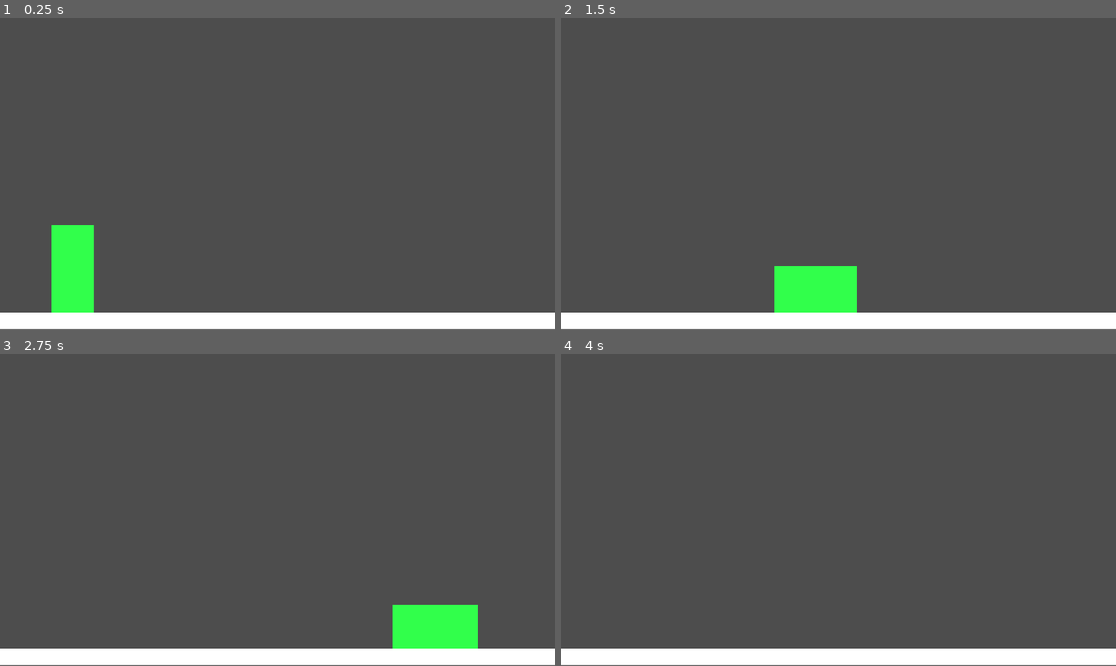
Above: before the commit, frames 1-4 (two rows, left to right).
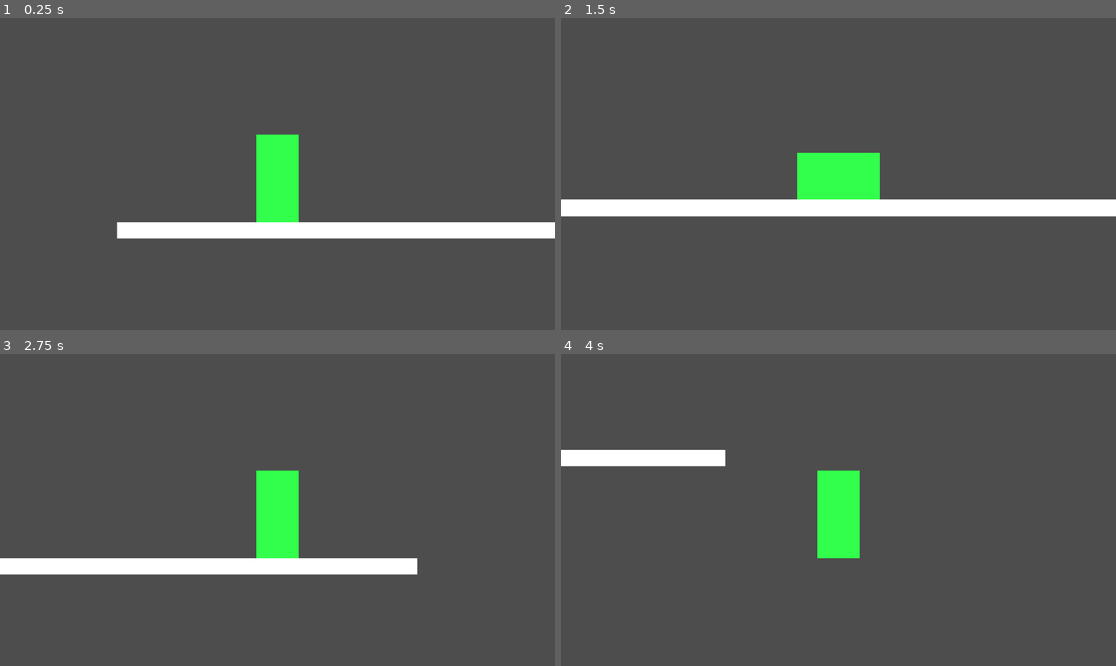
Above: after the commit, the same moments.

Repository: Warreign/fallen-champion
Game: Godot game, scene res://Scenes/player_test.tscn
Two runs of this game, one before a commit and one after it. Both use one fixed random seed, a clock stepped at 60 frames per second and the inputs below. The project has no main scene, so this scene is started directly.
Inputs:
- Up to frame 1 (0.25 s): no input
- Up to frame 2 (1.5 s): tap S (slide) at 0.6, 1.35 s; tap Space (jump) at 0.77 s
- Up to frame 3 (2.75 s): tap Space (jump) at 1.52 s; tap S (slide) at 2.1 s
- Up to frame 4 (4 s): tap S (slide) at 2.85, 3.6 s; tap Space (jump) at 3.02, 3.77 s

The runs differ from the first frame. In frame 1, 14% of the frame differs, in the area x 0-100%, y 37-100%; in frame 2, 15%, in the area x 0-100%, y 43-100%; in frame 3, 14%; in frame 4, 9.1%.

Commit message:
player improvement

Diff:
--- a/Scenes/player_test.tscn
+++ b/Scenes/player_test.tscn
@@ -37,3 +37,9 @@
 [node name="CollisionShape2D" type="CollisionShape2D" parent="CharacterBody2D"]
 position = Vector2(0, 2)
 shape = SubResource("CapsuleShape2D_b5gf2")
+
+[node name="SlideTimer" type="Timer" parent="CharacterBody2D"]
+
+[node name="Camera2D" type="Camera2D" parent="CharacterBody2D"]
+
+[connection signal="timeout" from="CharacterBody2D/SlideTimer" to="CharacterBody2D" method="_on_slide_timer_timeout"]
--- a/Scripts/character_body_2d.gd
+++ b/Scripts/character_body_2d.gd
@@ -8,6 +8,7 @@
 
 var original_scale
 var target_scale
+var curr_speed = SPEED
 
 
 func _ready() -> void:
@@ -18,17 +19,18 @@
 func _physics_process(delta: float) -> void:
 	# Add the gravity.
 	if not is_on_floor():
-		velocity += get_gravity() * delta
+		velocity += get_gravity() * delta * (2 if shrank else 1)
 
 	# Handle jump.
 	if Input.is_action_just_pressed("jump") and is_on_floor():
 		velocity.y = JUMP_VELOCITY
 
-	var curr_speed = SPEED
+	# var curr_speed = SPEED
 
 	if Input.is_action_just_pressed("slide") and is_on_floor() and not shrank:
-		curr_speed = curr_speed * 1.5
+		curr_speed = SPEED * 1.5
 		shrank = true
+		$SlideTimer.start()
 		# original_scale = scale
 
 	if shrank:
@@ -43,3 +45,9 @@
 	# 	velocity.x = move_toward(velocity.x, 0, curr_speed)
 
 	move_and_slide()
+
+
+func _on_slide_timer_timeout() -> void:
+	shrank = false
+	scale = original_scale
+	curr_speed = SPEED
